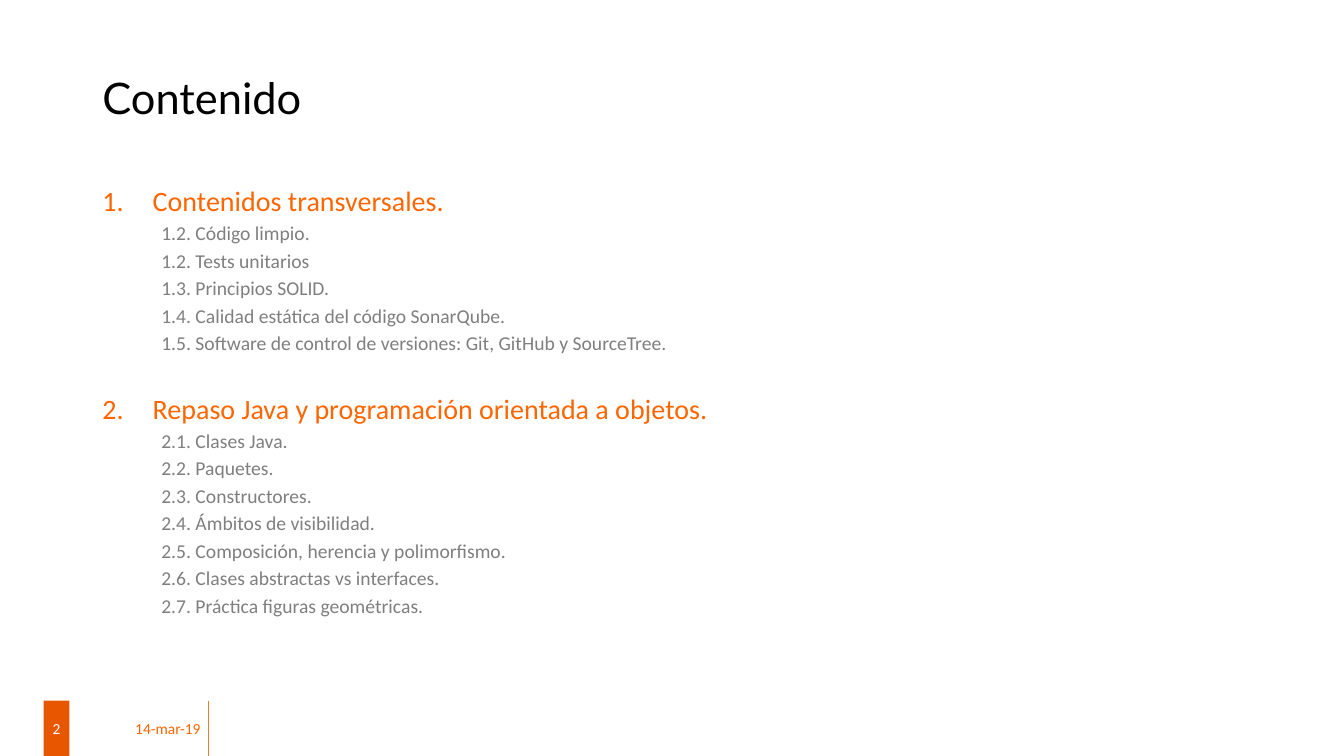
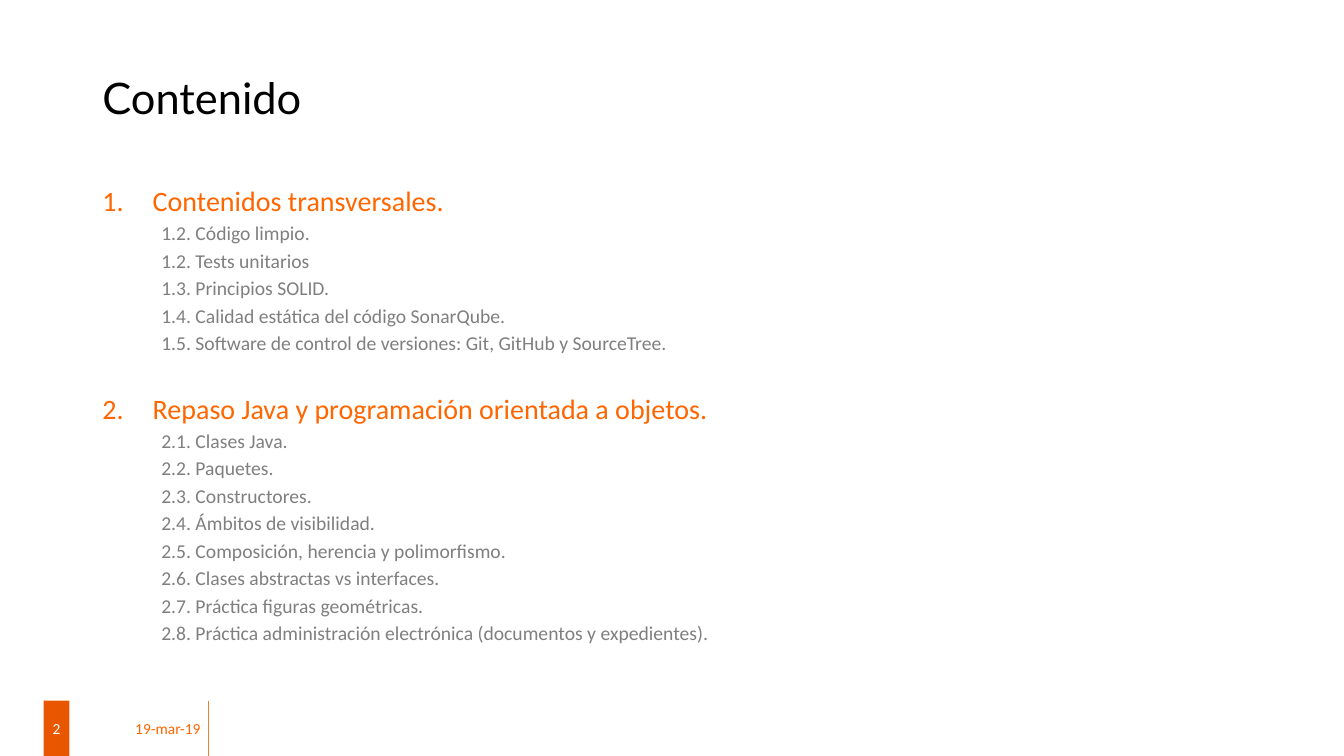
Before and after one commit to mjim79/FPDualPrimero2019, a slide deck: slide 2 of FP Dual 1º 2019 - Desarrollar-modificar programas organizados en clases aplicando POO.pptx. Drawn at 1344x756 pixels with LibreOffice and Linux fonts; fonts in the diff are those of the drawing; background and template pictures are left out. Boxes give left, top, right and bottom in pixels: in the first picture for what was removed or moved away, otherwise in the second. Text is boxed around its words. In the diff, an @@ line names an element or a change of style, - is before the commit and + after.

```diff
--- a/FP Dual 1º 2019 - Desarrollar-modificar programas organizados en clases aplicando POO.pptx
+++ b/FP Dual 1º 2019 - Desarrollar-modificar programas organizados en clases aplicando POO.pptx
@@ text at box(161, 626, 708, 643): paragraph added @@
+  2.8. Práctica administración electrónica (documentos y expedientes).
@@ text at box(135, 724, 200, 734): text changed @@
-14-mar-19
+19-mar-19
```
Also in this commit, not shown: 2 other slides changed, 27 other files.
